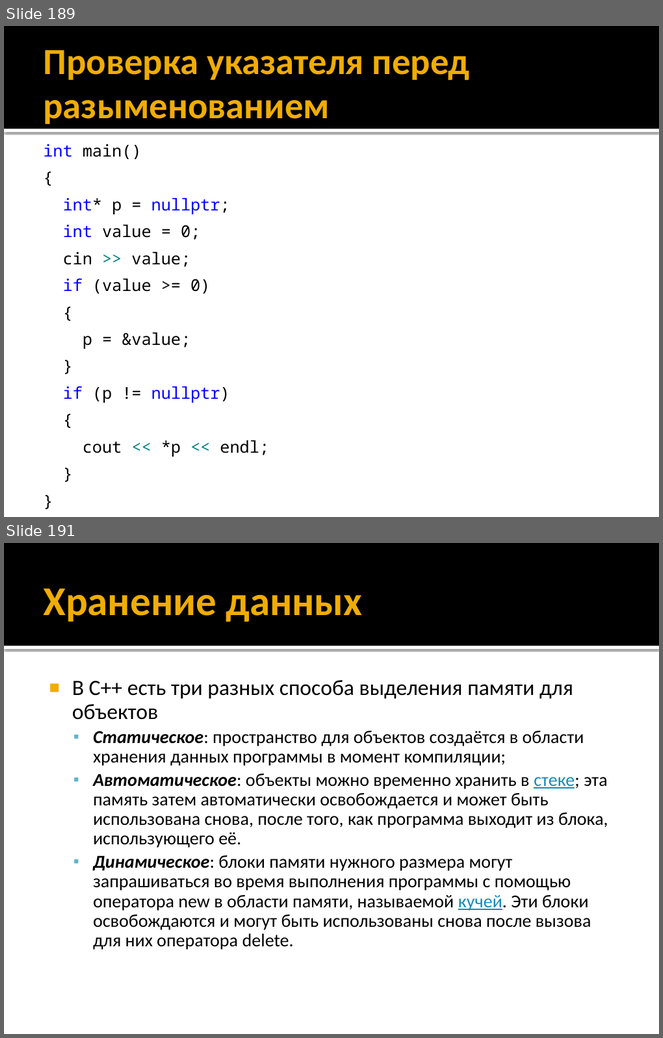
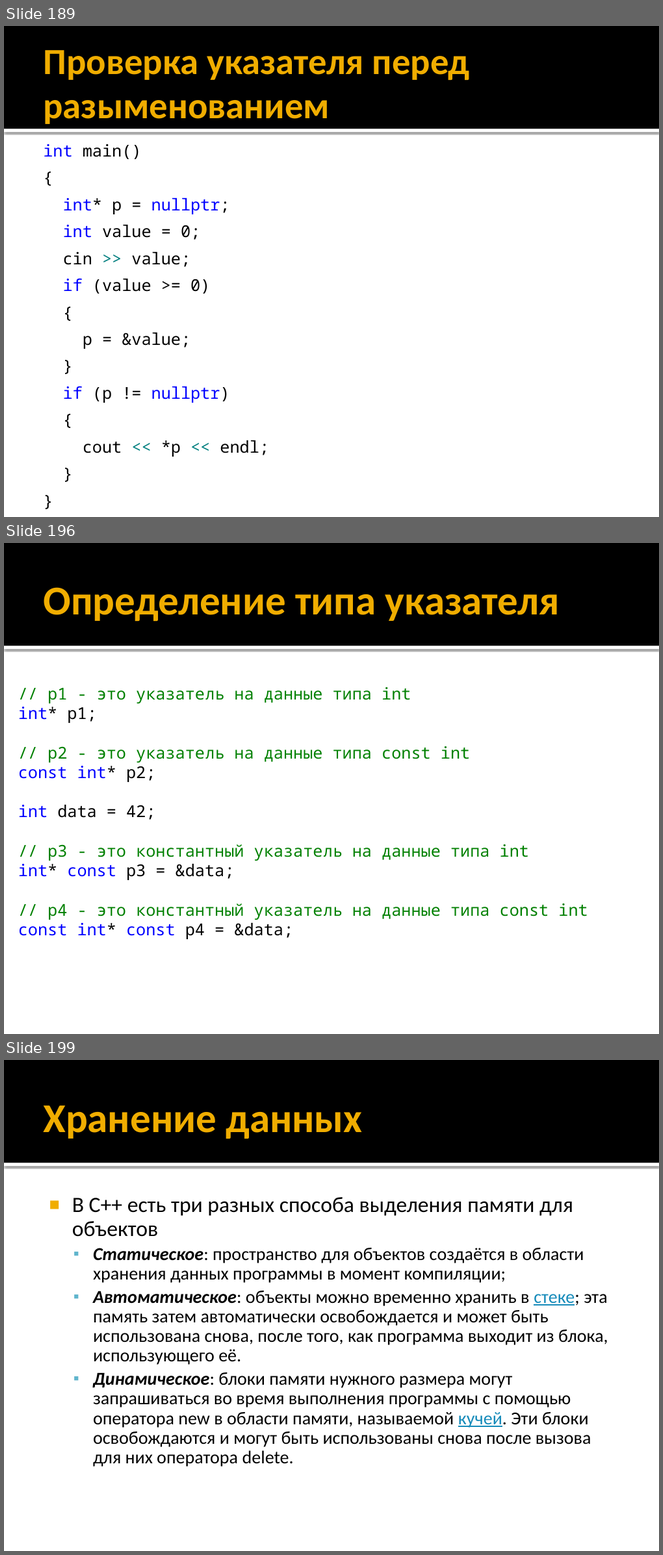
Before and after one commit to alexey-malov/oop, a slide deck: lectures/01/Синтаксис C++.pptx. Shown one above the other, each under a label of ours: slides 189 and 191 before the commit, slides 189, 196 and 199 after it; the slides between them are not shown. The pictures are 663x1038 and 663x1555 pixels, drawn with LibreOffice and Linux fonts; fonts in the diff are those of the drawing. Boxes give left, top, right and bottom in pixels: in the first picture for what was removed or moved away, otherwise in the second. Text is boxed around its words. In the diff, an @@ line names an element or a change of style, - is before the commit and + after.

```diff
--- a/lectures/01/Синтаксис C++.pptx
+++ b/lectures/01/Синтаксис C++.pptx
@@ slide 196 added at (4,543,659,1034), background #FFFFFF; not listed: 2 template elements that a slide beside it also shows @@
@@ title added at (43,587,560,621), 45 pt, text #F0AD00, bold @@
+Определение типа указателя
@@ text added at (18,687,588,939), 18 pt, text #008000 @@
+// p1 - это указатель на данные типа int
+int* p1;
+// p2 - это указатель на данные типа const int
+const int* p2;
+int data = 42;
+// p3 - это константный указатель на данные типа int
+int* const p3 = &data;
+// p4 - это константный указатель на данные типа const int
+const int* const p4 = &data;
@@ what was slide 191 is now slide 199 @@
```
Also in this commit, not shown: 12 slides changed, 7 other slides added.
